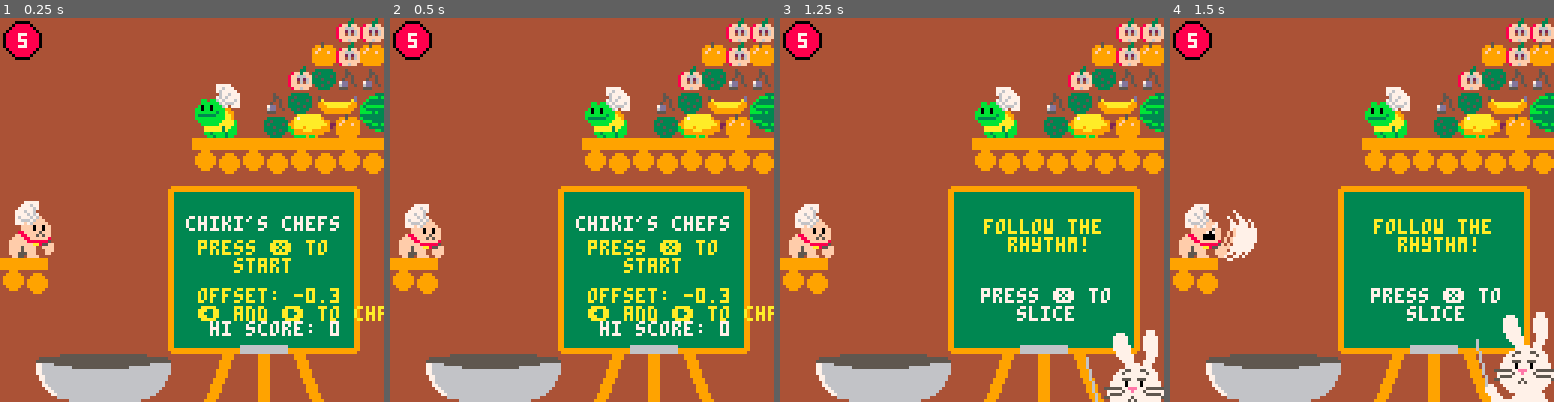
Above: before the commit, frames 1-4 (left to right).
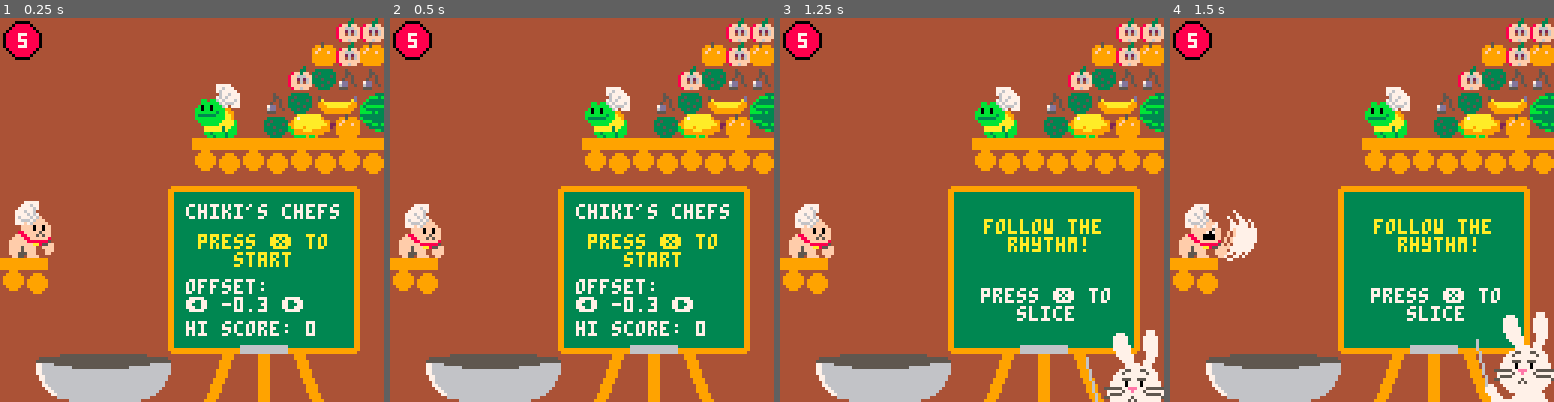
Above: after the commit, the same moments.

Repository: 7thbeatgames/chikis-chefs
Game: PICO-8 cartridge chikischefs.p8
Same seed, same stepped clock (60 frames per second), same inputs: the game is played once before the commit and once after it.
Inputs:
- Up to frame 1 (0.25 s): no input
- Up to frame 2 (0.5 s): tap O (Z key) at 0.33 s
- Up to frame 3 (1.25 s): tap O (Z key) at 0.7 s; tap X (X key) at 1.07 s
- Up to frame 4 (1.5 s): tap O (Z key) at 1.43 s

The runs differ from the first frame. In frame 1, 4.3% of the frame differs, in the area x 48-100%, y 48-83%; in frame 2, 4.3%; in frame 3, nothing differs; in frame 4, nothing differs.

Commit message:
more tweaks

Diff:
--- a/chikischefs.p8
+++ b/chikischefs.p8
@@ -44,7 +44,7 @@
 tick = 0  -- is stat(50) but always increasing
 tickl = 0 -- is stat(50)
 tickf = 0 -- is tick but interpolated
-input_offset = -0.3
+input_offset = -3
 
 statloops = -1
 statprev =0
@@ -95,6 +95,7 @@
 lives = maxlives
 
 currentfruits = {fruits.grape} --starting fruits
+slices = {}
 
 end
 
@@ -114,6 +115,10 @@
 			music()
 			playing = true
 		end
+
+		if btnp(0) then input_offset -= 1 end
+		if btnp(1) then input_offset += 1 end
+
 	end
 
 	if time() - tgameover > 1 and btnp(5) then
@@ -258,7 +263,7 @@
 
 			b = arr_basket_beats_show[nextbeat]
 
-			local tickf_adj = tickf - input_offset --i.e. negative means you get to hit earlier
+			local tickf_adj = tickf - input_offset / 10.0 --i.e. negative means you get to hit earlier
 
 			tickfl = tickf_adj % 16
 			diff = b - tickfl
@@ -474,13 +479,19 @@
 	elseif allwon == true then
 		print("you are\namazing!", 72,64, 7)
 		print("press ❎ to\n continue", 66,80, 10)
-		print("score: " .. perfect_rounds_count, 62, 101, 7)
+		color = perfect_rounds_count == 32 and 10 or 7
+		print("score: " .. perfect_rounds_count, 62, 101, color)
 	elseif playing == false then
-		print("chiki's chefs", 62,66, 7)
-		print("press ❎ to\n   start", 66,74, 10)
-		print("offset: "..input_offset,66,90, 10)
-		print("⬅️ and ➡️ to change")
-		print("hi score: " .. dget(0), 70, 101, 7)
+		print("chiki's chefs", 62,62, 7)
+		print("press ❎ to\n   start", 66,72, 10)
+		print("offset:\n⬅️ ".. (input_offset/10.0) .. " ➡️",62,87, 7)
+		hiscore = dget(0)
+		if hiscore == 32 then
+			color = time() % 1.0 < 0.5 and 10 or 9
+		else
+			color = 7
+		end
+		print("hi score: " .. hiscore, 62, 101, color)
 	end
 
 
@@ -1005,6 +1016,7 @@
 				music(-1)
 				allwon = true
 				tgameover = time()
+				rabbit_state = 2
 			else
 				printh("new level!")
 				is_new_level = true
